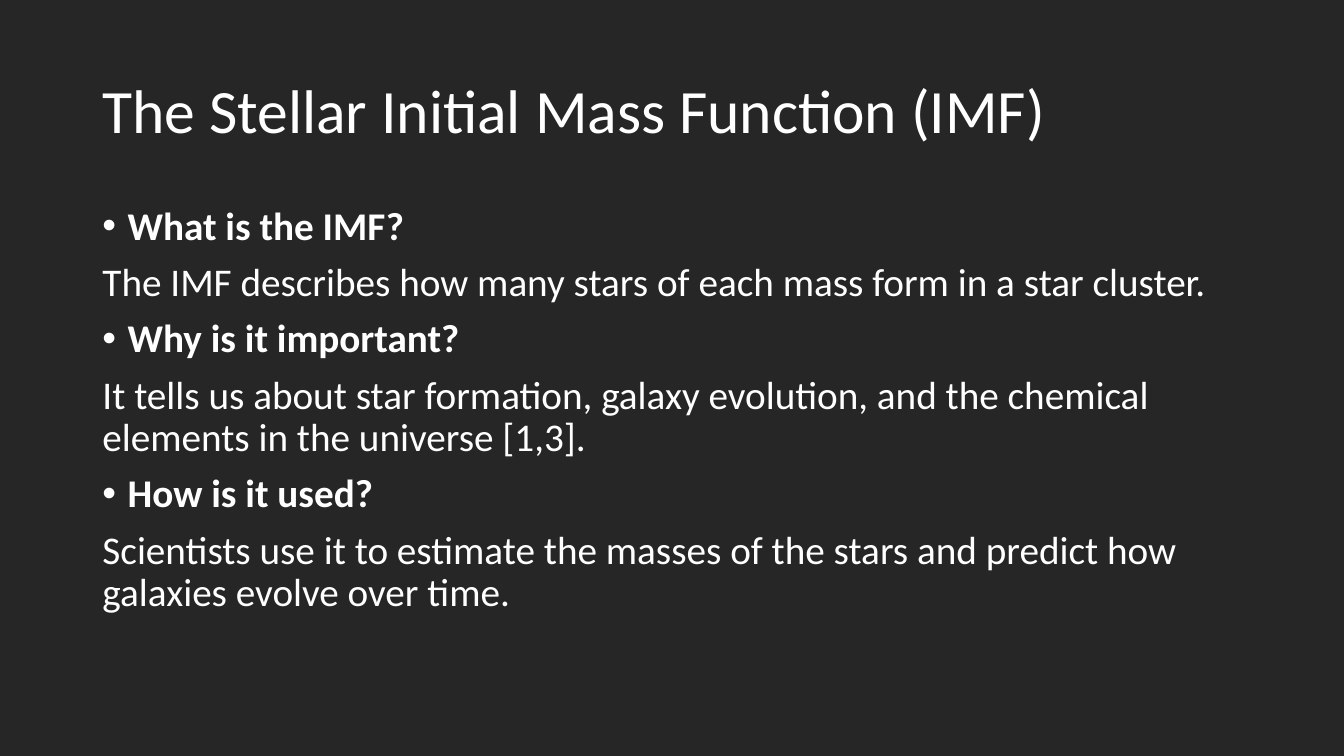
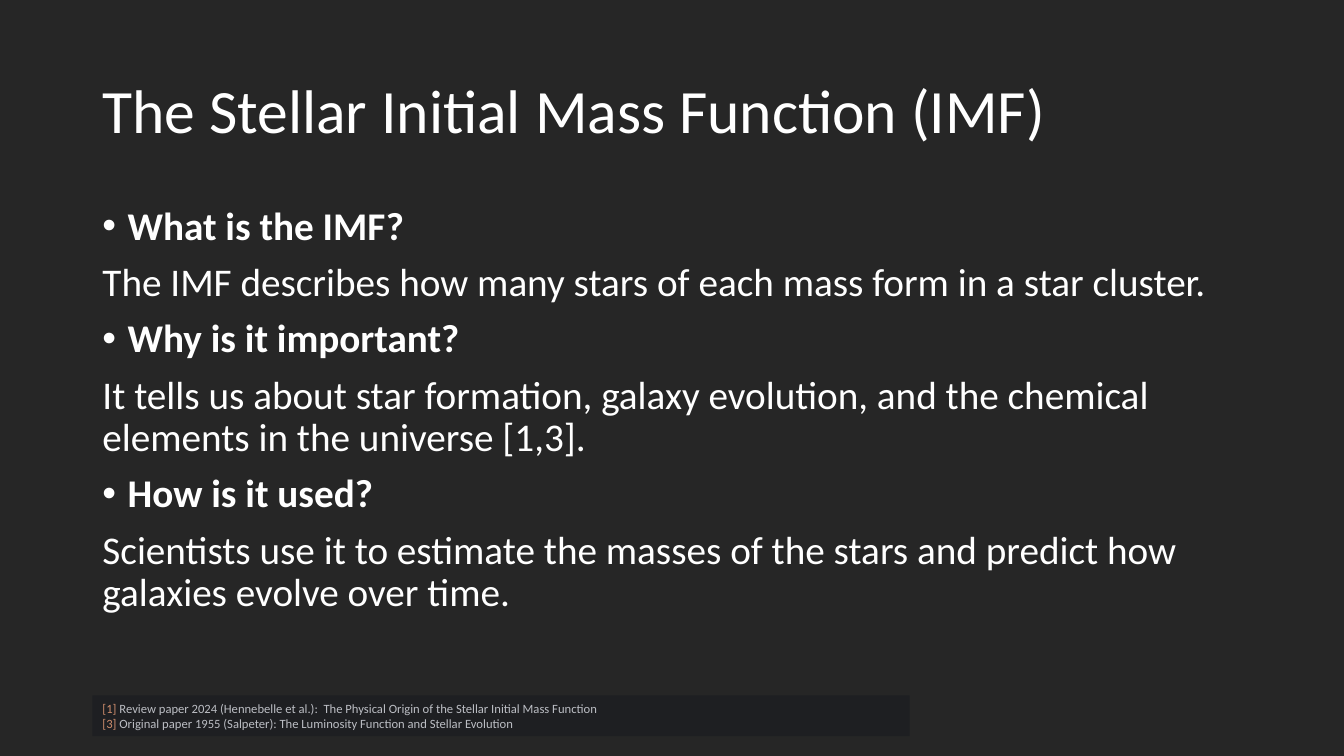
Before and after one commit to laxm7/sta_project, a slide deck: slide 2 of imf_intro_chiara_felix_laxman.pptx. Drawn at 1344x756 pixels with LibreOffice and Linux fonts; fonts in the diff are those of the drawing. Boxes give left, top, right and bottom in pixels: in the first picture for what was removed or moved away, otherwise in the second. Text is boxed around its words. In the diff, an @@ line names an element or a change of style, - is before the commit and + after.

Commit message:
literature review (draft1)

```diff
--- a/imf_intro_chiara_felix_laxman.pptx
+++ b/imf_intro_chiara_felix_laxman.pptx
@@ rectangle added at [93,696,910,736], fill #1E1F22, 9 pt, text #BCBEC4 @@
+[1] Review paper 2024 (Hennebelle et al.): The Physical Origin of the Stellar Initial Mass Function
+[3] Original paper 1955 (Salpeter): The Luminosity Function and Stellar Evolution
```
Also in this commit, not shown: 4 other slides changed, 2 slides added, 1 other file.
